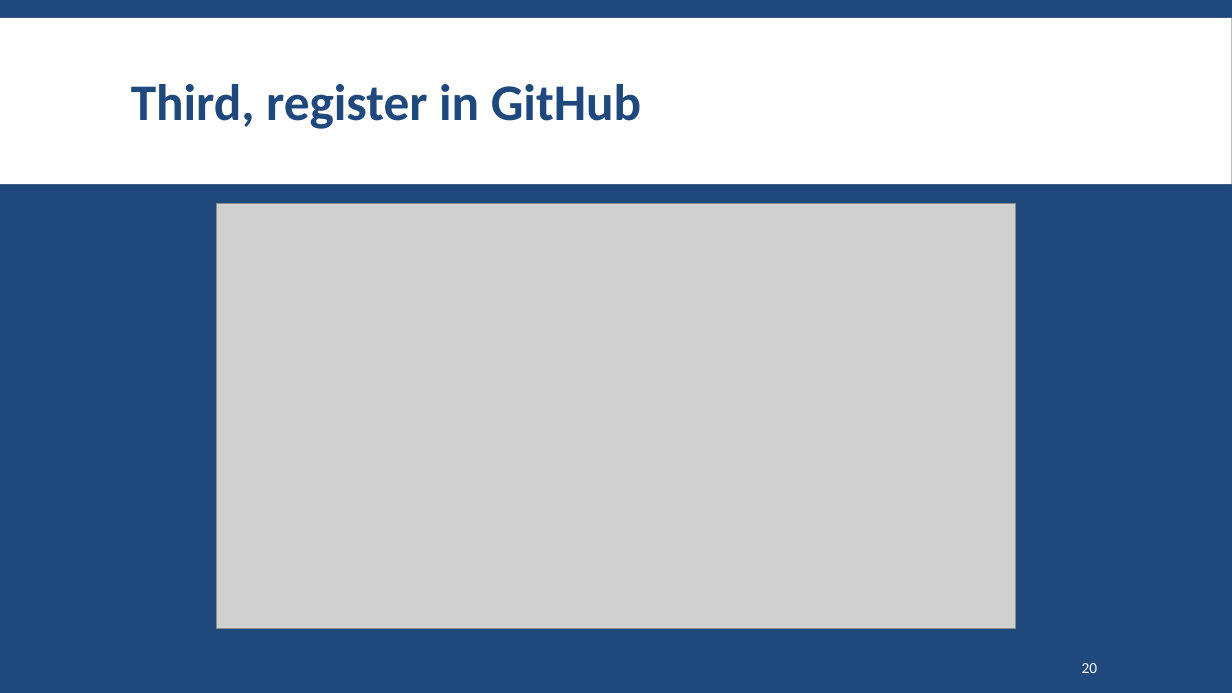
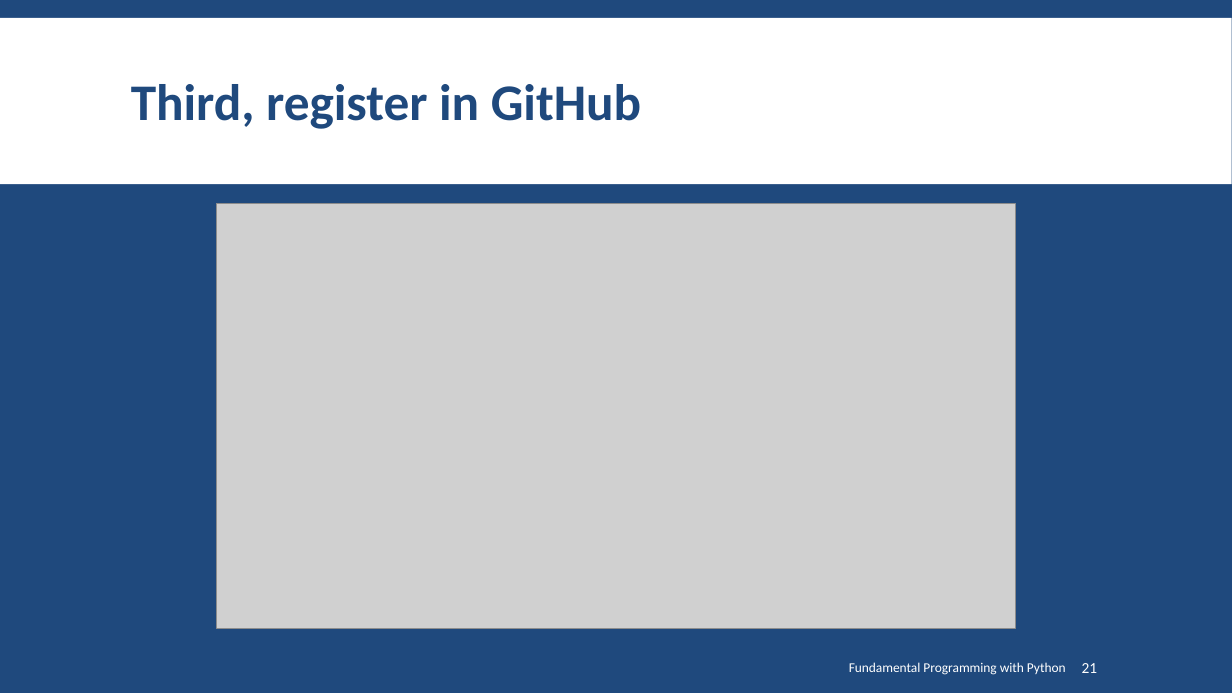
Before and after one commit to SharifPythonSpace/Course1401, a slide deck: slide 21 of Slide/00-Introduction to Programming Applications with Python.pptx (slide 20 before the commit). Drawn at 1232x693 pixels with LibreOffice and Linux fonts; fonts in the diff are those of the drawing; grey boxes stand for pictures; background and template pictures are left out. Boxes give left, top, right and bottom in pixels: in the first picture for what was removed or moved away, otherwise in the second. Text is boxed around its words. In the diff, an @@ line names an element or a change of style, - is before the commit and + after.

```diff
--- a/Slide/00-Introduction to Programming Applications with Python.pptx
+++ b/Slide/00-Introduction to Programming Applications with Python.pptx
@@ text added at <box>849,662,1066,675</box>, 10.5 pt, text #FFFFFF @@
+Fundamental Programming with Python
@@ page number at <box>1082,663,1098,673</box>: text changed @@
-20
+21
```
Also in this commit, not shown: 21 other slides changed, 1 slide added.
